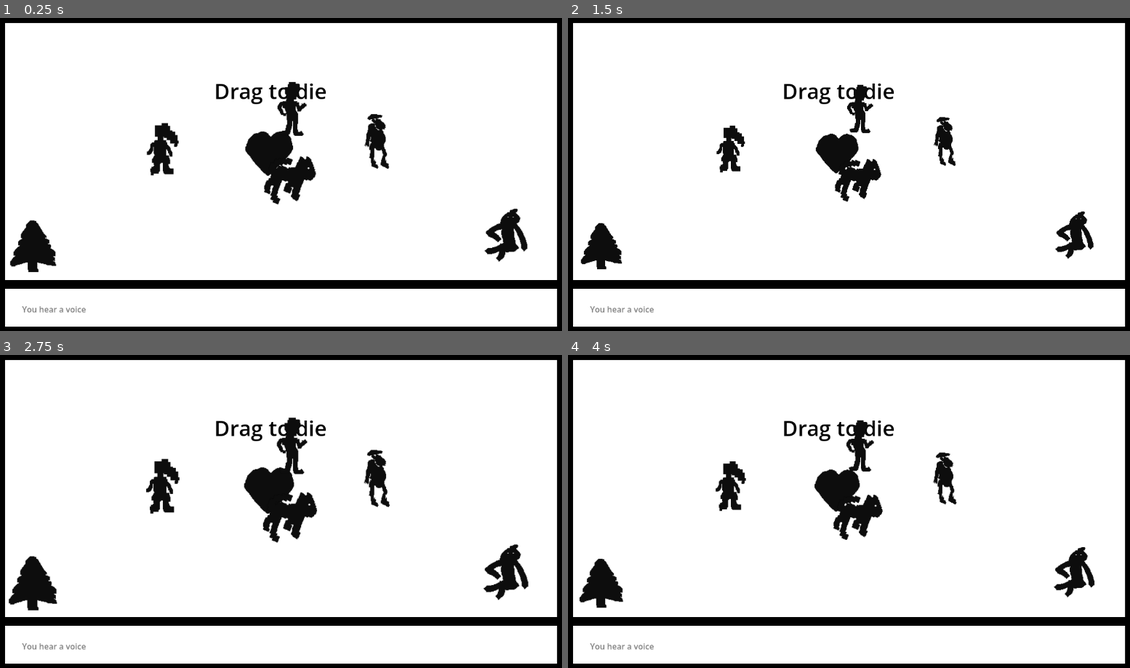
Above: before the commit, frames 1-4 (two rows, left to right).
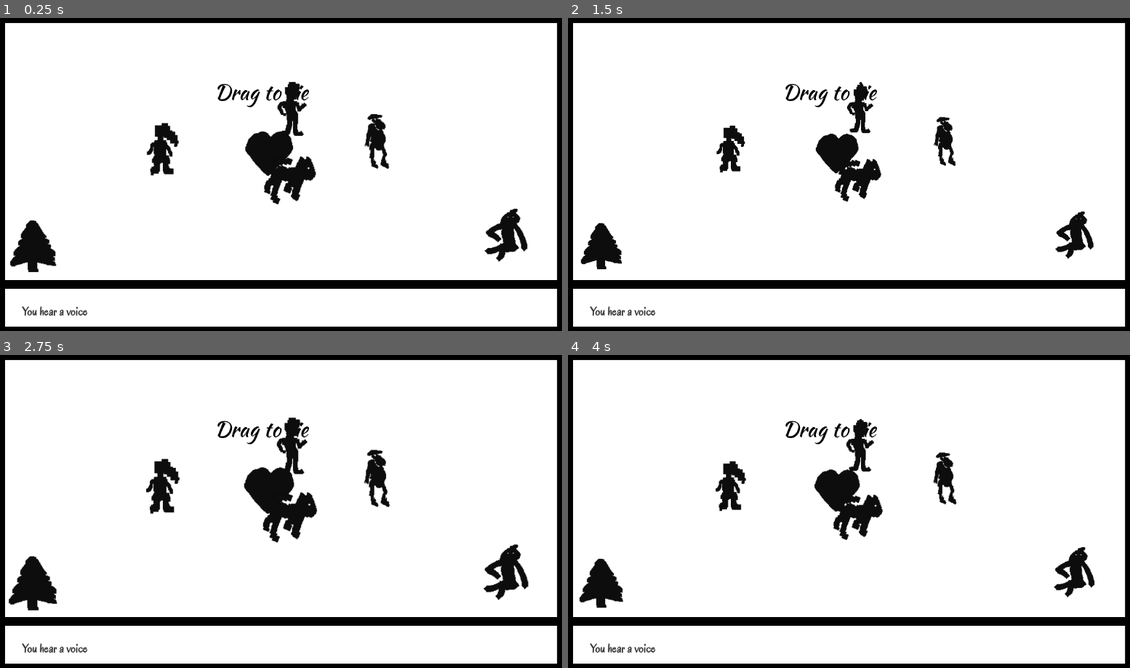
Above: after the commit, the same moments.

Repository: nqpz/ngj-2026
Game: Godot game, scene res://node_2d.tscn
The game is run twice, just before and just after one commit, with the same random seed, the same clock (stepped at 60 frames per second) and the same inputs.
Inputs:
- Up to frame 1 (0.25 s): no input
- Up to frame 2 (1.5 s): no input
- Up to frame 3 (2.75 s): no input
- Up to frame 4 (4 s): no input

The runs differ from the first frame. In frame 1, 0.8% of the frame differs, in the area x 3-59%, y 20-96%; in frame 2, 0.8%; in frame 3, 0.8%; in frame 4, 0.8%.

Commit message:
Add new fonts

Diff:
--- a/PromptParts/prompt_part.gd
+++ b/PromptParts/prompt_part.gd
@@ -7,7 +7,11 @@
 
 func _get_richtext(string: String, offset: int) -> RichTextLabel:
 	var label = RichTextLabel.new()
-	label.push_color(Color(0.5, 0.5, 0.5))
+	var font : FontFile = load("res://Oregano-Regular.ttf")
+	font.set_embolden(0, 0.4)
+	label.push_font(font)
+	label.push_font_size(24)
+	label.push_color(Color(0.2, 0.2, 0.2))
 	label.add_text(string)
 	label.autowrap_mode = TextServer.AUTOWRAP_OFF
 	label.fit_content = true
--- a/node_2d.tscn
+++ b/node_2d.tscn
@@ -3,6 +3,7 @@
 [ext_resource type="Script" uid="uid://cxa8180rtbavo" path="res://background.gd" id="1_wtcfe"]
 [ext_resource type="PackedScene" uid="uid://boi3veepgrt3y" path="res://Drawing.tscn" id="2_0e48y"]
 [ext_resource type="PackedScene" uid="uid://bcf40j7bpx3ka" path="res://Prompt.tscn" id="3_epypp"]
+[ext_resource type="FontFile" uid="uid://ceq7teotfbsxo" path="res://KaushanScript-Regular.ttf" id="3_hqns4"]
 [ext_resource type="Texture2D" uid="uid://dto0ooujuw5xg" path="res://Drawings/heart.png" id="4_rj586"]
 [ext_resource type="Texture2D" uid="uid://wubijvlt275m" path="res://Drawings/dog.png" id="5_d21ai"]
 [ext_resource type="Texture2D" uid="uid://tderinhih3wo" path="res://Drawings/bearded_man.png" id="6_kdubu"]
@@ -10,8 +11,6 @@
 [ext_resource type="Texture2D" uid="uid://b46dhk38rr7c5" path="res://Drawings/person.png" id="8_rj586"]
 [ext_resource type="Texture2D" uid="uid://heoh7w1kcvkf" path="res://Drawings/woman.png" id="9_ir8iy"]
 [ext_resource type="Texture2D" uid="uid://ckt2v0msl4hxd" path="res://Drawings/sitting.png" id="10_ir8iy"]
-
-[sub_resource type="FontVariation" id="FontVariation_4d7sh"]
 
 [node name="Node2D" type="Node2D" unique_id=1876203803]
 
@@ -38,7 +37,7 @@
 offset_top = 136.0
 offset_right = 668.0
 offset_bottom = 194.0
-theme_override_fonts/font = SubResource("FontVariation_4d7sh")
+theme_override_fonts/font = ExtResource("3_hqns4")
 theme_override_font_sizes/font_size = 42
 text = "Drag to die"
 
Binary file added: KaushanScript-Regular.ttf
Not shown, added: KaushanScript-Regular.ttf.import
Binary file added: Oregano-Regular.ttf
Not shown, added: Oregano-Regular.ttf.import
